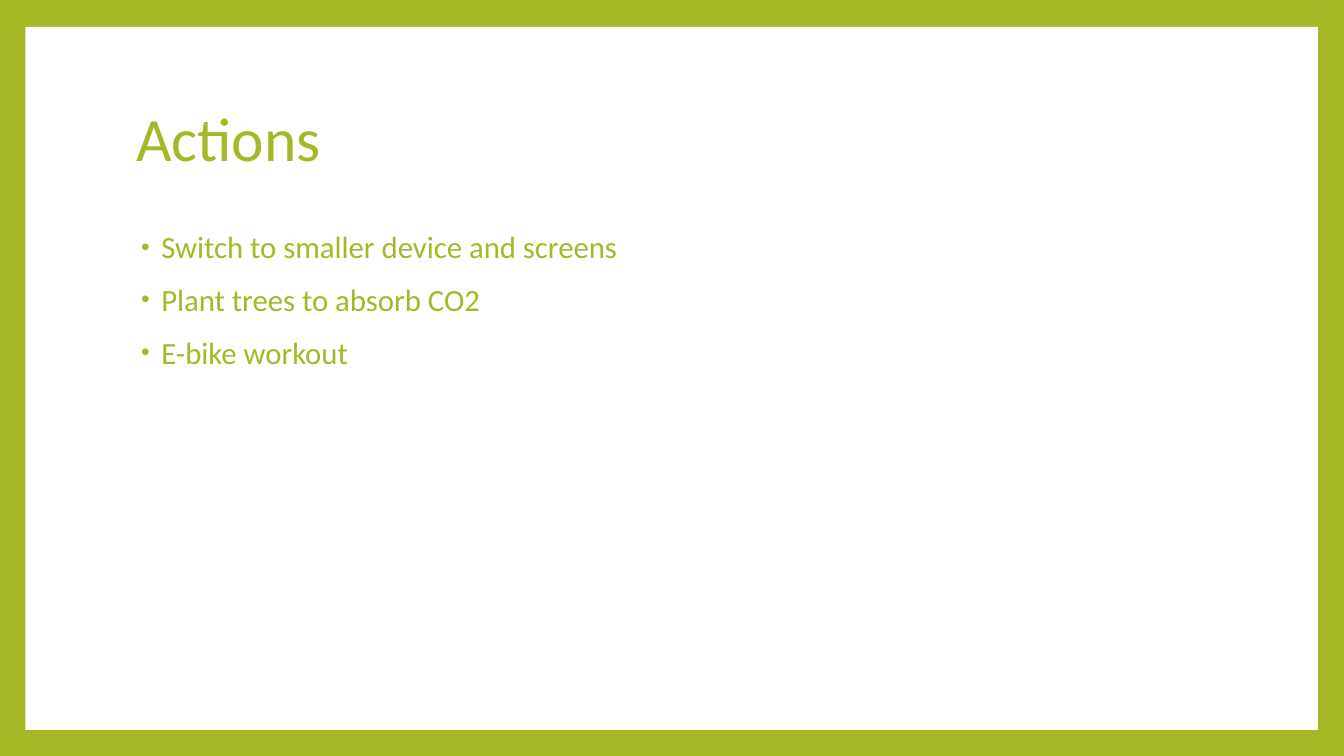
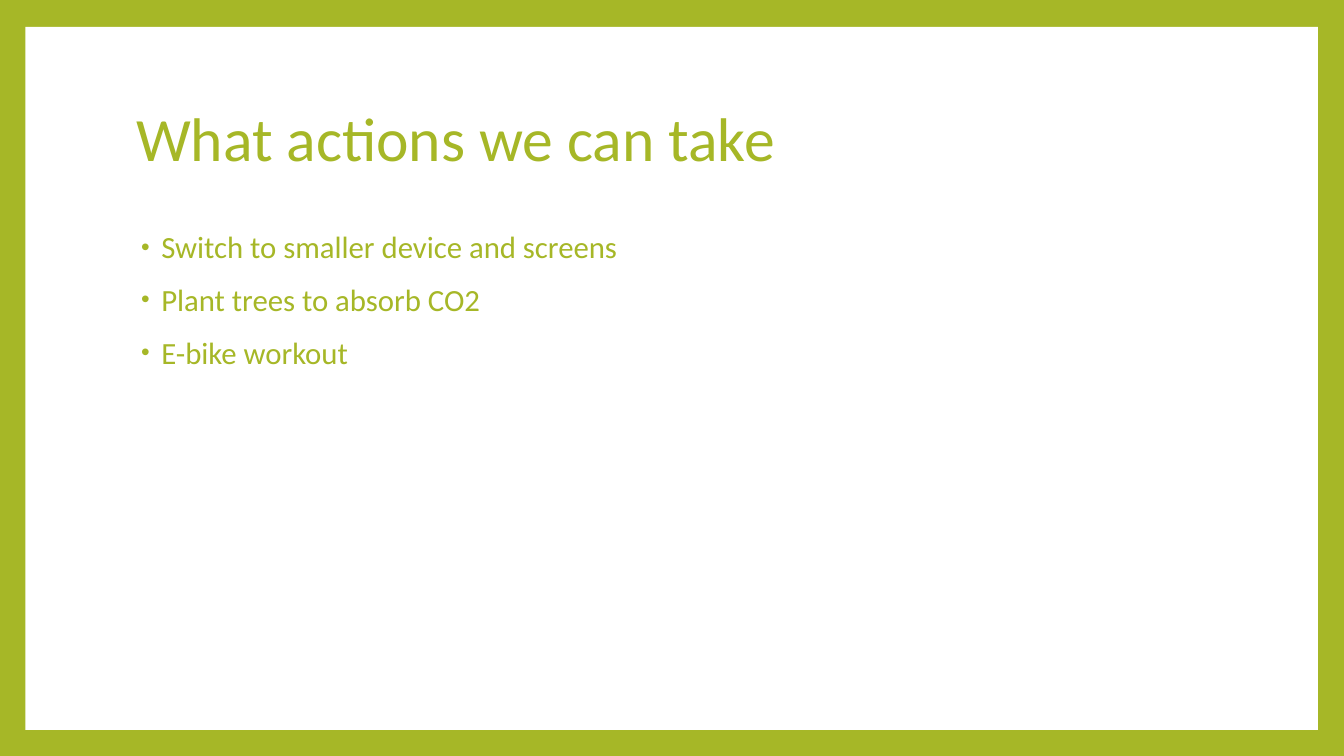
Before and after one commit to SamLee-dedeboy/GreenScreen, a slide deck: slide 6 of Green Screen.pptx (slide 7 before the commit). Drawn at 1344x756 pixels with LibreOffice and Linux fonts; fonts in the diff are those of the drawing. Boxes give left, top, right and bottom in pixels: in the first picture for what was removed or moved away, otherwise in the second. Text is boxed around its words. In the diff, an @@ line names an element or a change of style, - is before the commit and + after.

```diff
--- a/Green Screen.pptx
+++ b/Green Screen.pptx
@@ title at (136,118,775,162): text changed @@
-Actions
+What actions we can take
```
Also in this commit, not shown: 3 other slides changed, 1 slide added, 1 slide removed, 2 other files.
